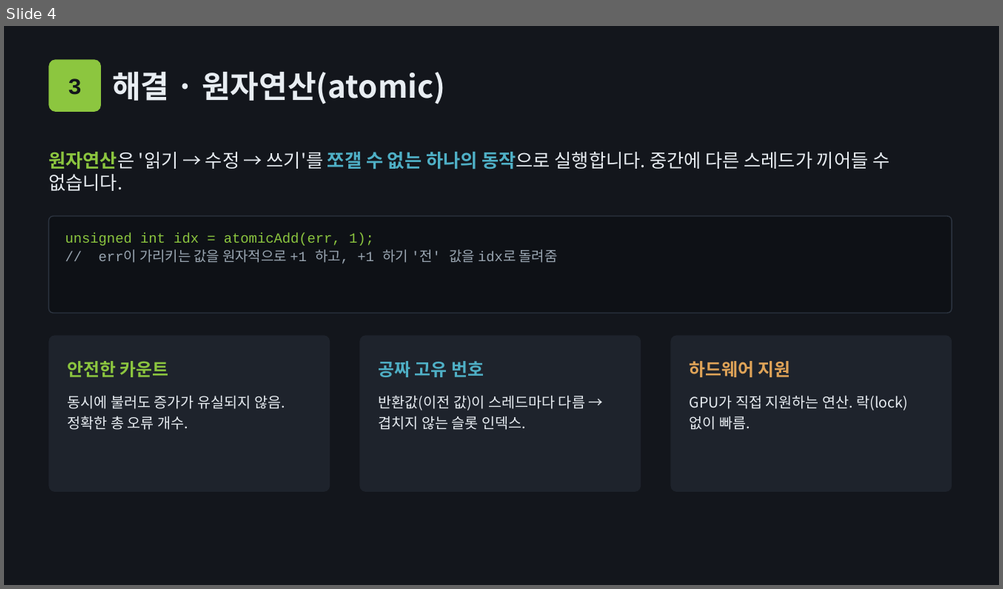
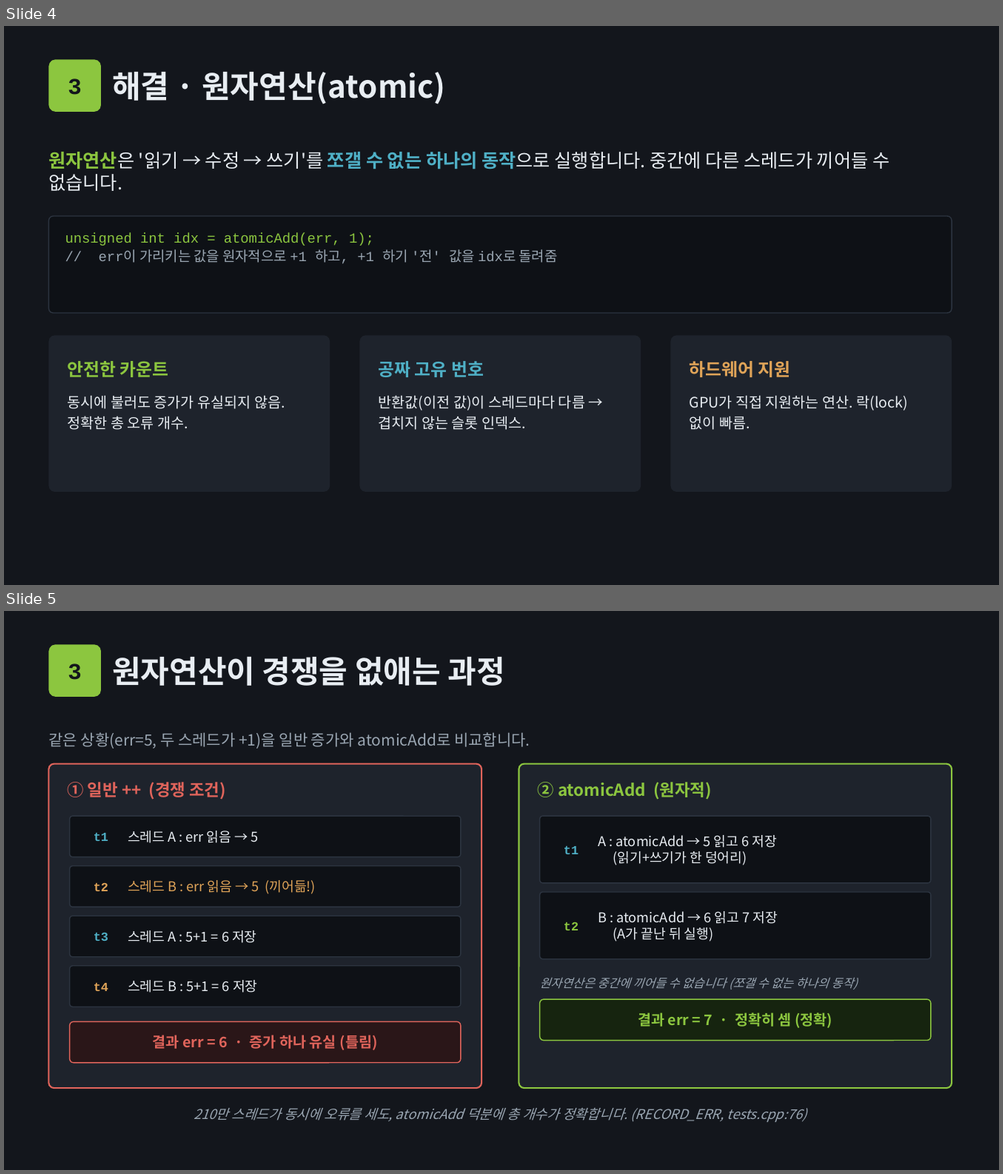
Before and after one commit to chorus96/cuda_memtest, a slide deck: seminar/slides/세션4_원자연산과_에러핸들링.pptx. Shown one above the other, each under a label of ours: slide 4 before the commit, slides 4 and 5 after it. The pictures are 1003x589 and 1003x1174 pixels, drawn with LibreOffice and Linux fonts; fonts in the diff are those of the drawing. Boxes give left, top, right and bottom in pixels: in the first picture for what was removed or moved away, otherwise in the second. Text is boxed around its words. In the diff, an @@ line names an element or a change of style, - is before the commit and + after.

```diff
--- a/seminar/slides/세션4_원자연산과_에러핸들링.pptx
+++ b/seminar/slides/세션4_원자연산과_에러핸들링.pptx
@@ slide 5 added at box(4, 611, 999, 1170), background #13161C @@
@@ rounded rectangle added at box(48, 644, 101, 697), fill #8CC63F, 22 pt, text #13161C, bold @@
+3
@@ text added at box(112, 656, 504, 686), 30 pt, text #E8EDF2, bold @@
+원자연산이 경쟁을 없애는 과정
@@ text added at box(48, 732, 530, 749), 15 pt, text #9AA6B2 @@
+같은 상황(err=5, 두 스레드가 +1)을 일반 증가와 atomicAdd로 비교합니다.
@@ rounded rectangle added at box(48, 764, 481, 1088), fill #1E232C, outline #E0645B 1.5 pt @@
@@ rounded rectangle added at box(519, 764, 951, 1088), fill #1E232C, outline #8CC63F 1.5 pt @@
@@ text added at box(68, 782, 226, 800), 16 pt, text #E0645B, bold @@
+① 일반 ++ (경쟁 조건)
@@ text added at box(538, 782, 711, 800), 16 pt, text #8CC63F, bold @@
+② atomicAdd (원자적)
@@ rounded rectangle added at box(70, 816, 461, 857), fill #0E1116, outline #2C3440 1 pt @@
@@ text added at box(128, 831, 258, 843), 13 pt, text #E8EDF2 @@
+스레드 A : err 읽음 → 5
@@ rounded rectangle added at box(540, 816, 930, 883), fill #0E1116, outline #2C3440 1 pt @@
@@ text added at box(94, 833, 108, 841), 12 pt, text #4FB0C6, bold @@
+t1
@@ text added at box(563, 846, 578, 854), 12 pt, text #4FB0C6, bold @@
+t1
@@ text added at box(597, 835, 777, 866), 13 pt, text #E8EDF2 @@
+A : atomicAdd → 5 읽고 6 저장
+(읽기+쓰기가 한 덩어리)
@@ rounded rectangle added at box(70, 866, 461, 907), fill #0E1116, outline #2C3440 1 pt @@
@@ text added at box(94, 883, 108, 891), 12 pt, text #E0A458, bold @@
+t2
@@ text added at box(128, 880, 316, 894), 13 pt, text #E0A458 @@
+스레드 B : err 읽음 → 5 (끼어듦!)
@@ rounded rectangle added at box(540, 892, 930, 960), fill #0E1116, outline #2C3440 1 pt @@
@@ rounded rectangle added at box(70, 916, 461, 957), fill #0E1116, outline #2C3440 1 pt @@
@@ text added at box(597, 911, 777, 942), 13 pt, text #E8EDF2 @@
+B : atomicAdd → 6 읽고 7 저장
+(A가 끝난 뒤 실행)
@@ text added at box(94, 933, 108, 941), 12 pt, text #4FB0C6, bold @@
+t3
@@ text added at box(128, 931, 256, 943), 13 pt, text #E8EDF2 @@
+스레드 A : 5+1 = 6 저장
@@ text added at box(563, 923, 578, 931), 12 pt, text #8CC63F, bold @@
+t2
@@ rounded rectangle added at box(70, 966, 461, 1007), fill #0E1116, outline #2C3440 1 pt @@
@@ text added at box(94, 983, 108, 991), 12 pt, text #E0A458, bold @@
+t4
@@ text added at box(128, 980, 257, 993), 13 pt, text #E8EDF2 @@
+스레드 B : 5+1 = 6 저장
@@ text added at box(540, 977, 857, 990), 11.5 pt, text #9AA6B2, italic @@
+원자연산은 중간에 끼어들 수 없습니다 (쪼갤 수 없는 하나의 동작)
@@ rounded rectangle added at box(540, 999, 930, 1041), fill #16240F, outline #8CC63F 1 pt @@
@@ rounded rectangle added at box(70, 1022, 461, 1063), fill #2A1618, outline #E0645B 1 pt @@
@@ text added at box(637, 1013, 832, 1028), 14 pt, text #8CC63F, bold @@
+결과 err = 7 · 정확히 셈 (정확)
@@ text added at box(153, 1035, 378, 1051), 14 pt, text #E0645B, bold @@
+결과 err = 6 · 증가 하나 유실 (틀림)
@@ text added at box(193, 1108, 807, 1122), 13 pt, text #9AA6B2, italic @@
+210만 스레드가 동시에 오류를 세도, atomicAdd 덕분에 총 개수가 정확합니다. (RECORD_ERR, tests.cpp:76)
```
Also in this commit, not shown: 4 other files.
